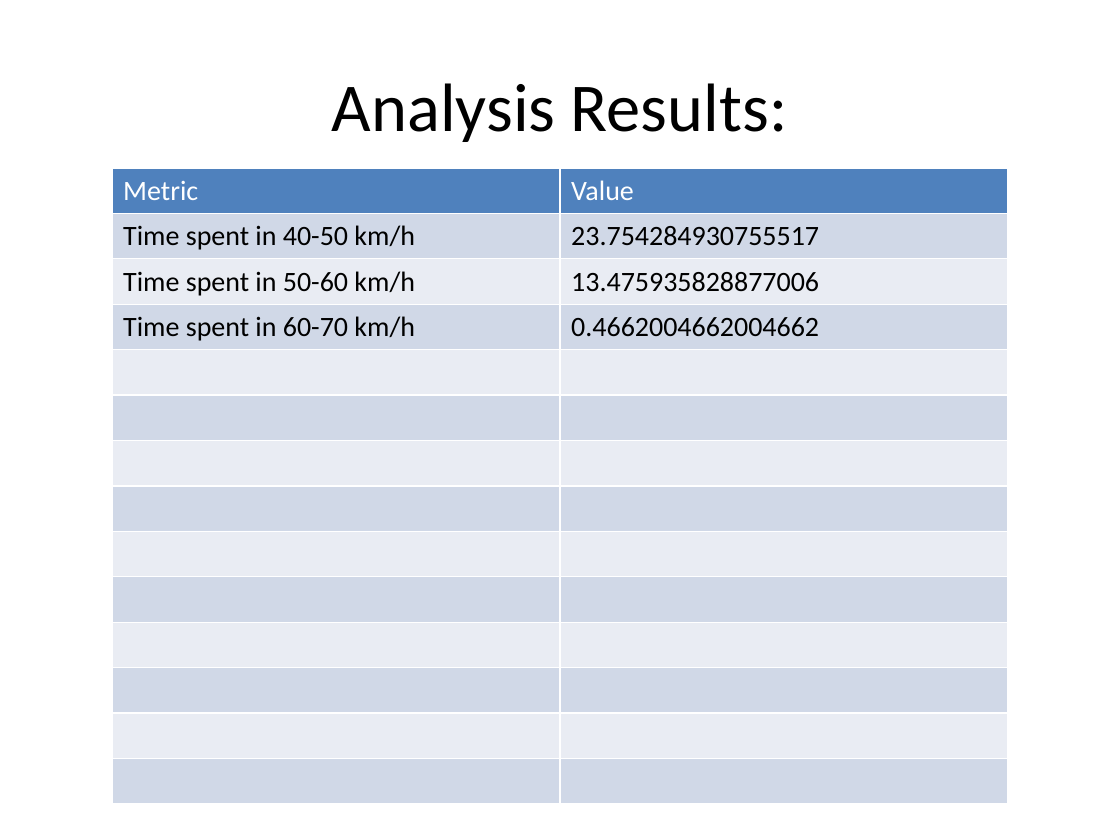
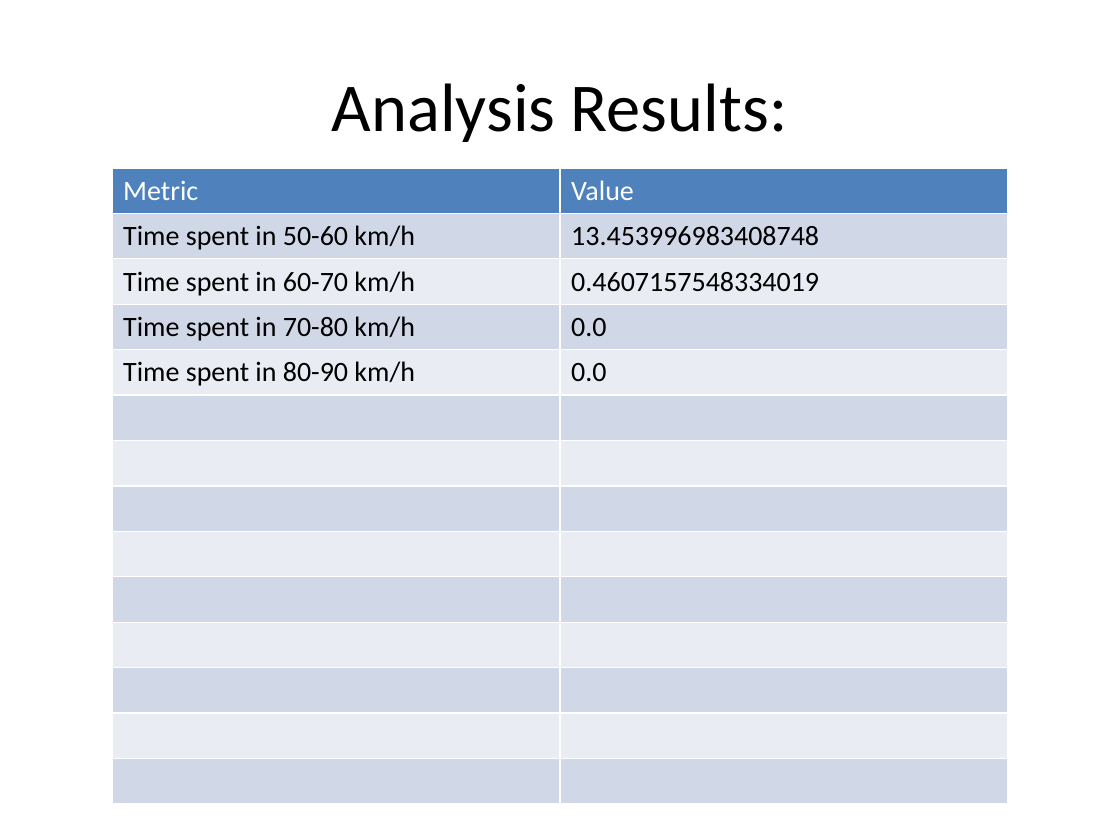
Before and after one commit to annmonrajijames/Automationdashboard, a slide deck: slide 5 of Automationdashboard/MAIN_FOLDER/Automation_Dashboard_Batterywise/V4/D11_03_2024/B3_B15_15.33_16.39/analysis_B3_B15_15.33_16.39.pptx. Drawn at 1120x840 pixels with LibreOffice and Linux fonts; fonts in the diff are those of the drawing. Boxes give left, top, right and bottom in pixels: in the first picture for what was removed or moved away, otherwise in the second. Text is boxed around its words. In the diff, an @@ line names an element or a change of style, - is before the commit and + after.

```diff
--- a/Automationdashboard/MAIN_FOLDER/Automation_Dashboard_Batterywise/V4/D11_03_2024/B3_B15_15.33_16.39/analysis_B3_B15_15.33_16.39.pptx
+++ b/Automationdashboard/MAIN_FOLDER/Automation_Dashboard_Batterywise/V4/D11_03_2024/B3_B15_15.33_16.39/analysis_B3_B15_15.33_16.39.pptx
@@ table at (112,168,1008,728) @@
-row 2: Time spent in 40-50 km/h | 23.754284930755517
-row 3: Time spent in 50-60 km/h | 13.475935828877006
-row 4: Time spent in 60-70 km/h | 0.4662004662004662
+row 2: Time spent in 50-60 km/h | 13.453996983408748
+row 3: Time spent in 60-70 km/h | 0.4607157548334019
+row 4: Time spent in 70-80 km/h | 0.0
+row 5: Time spent in 80-90 km/h | 0.0
-row 14:  | 
```
Also in this commit, not shown: 3 other slides changed, 13 other files.
